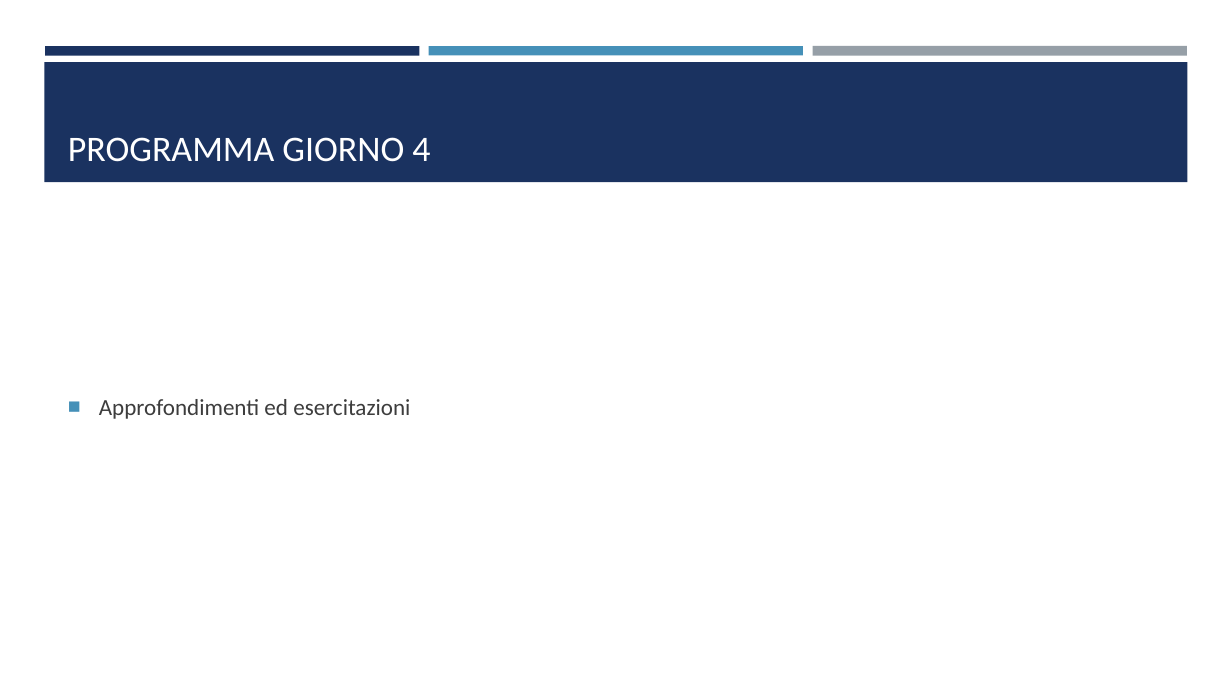
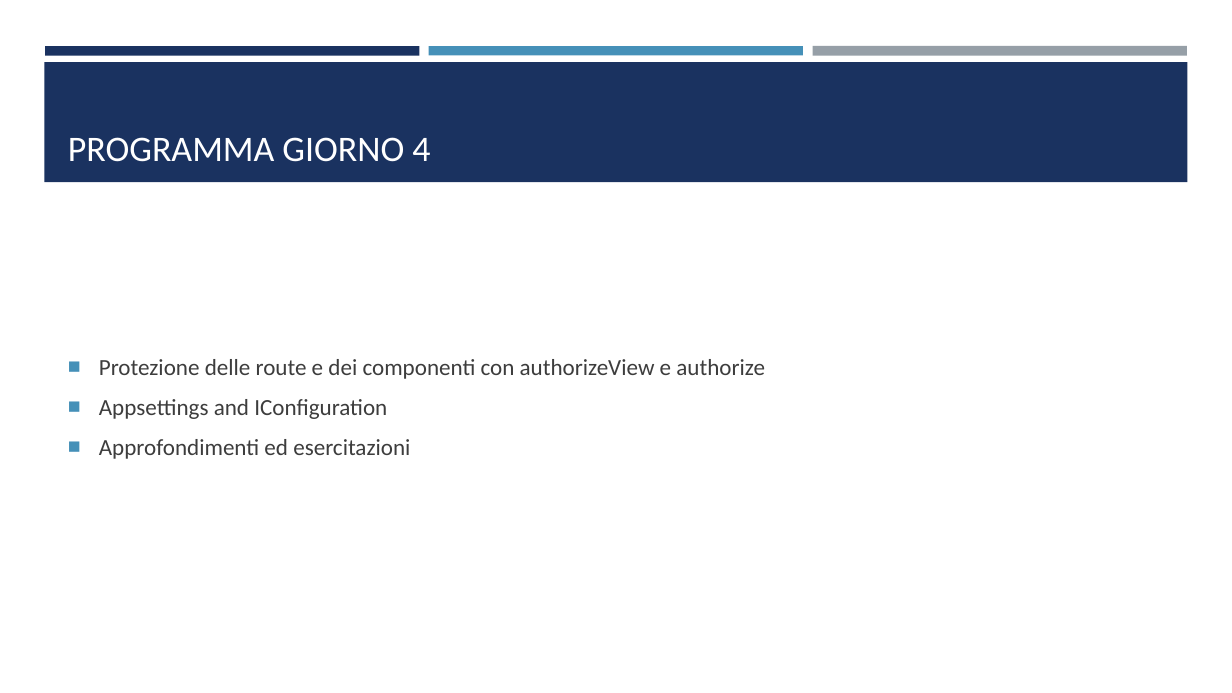
Before and after one commit to a-iafrate/forel_corso_blazor, a slide deck: slide 5 of slides/blazor_giorno_3.pptx. Drawn at 1232x693 pixels with LibreOffice and Linux fonts; fonts in the diff are those of the drawing. Boxes give left, top, right and bottom in pixels: in the first picture for what was removed or moved away, otherwise in the second. Text is boxed around its words. In the diff, an @@ line names an element or a change of style, - is before the commit and + after.

```diff
--- a/slides/blazor_giorno_3.pptx
+++ b/slides/blazor_giorno_3.pptx
@@ text at bbox=[99, 359, 765, 419]: paragraphs added @@
+■ Protezione delle route e dei componenti con authorizeView e authorize
+■ Appsettings and IConfiguration
```
Also in this commit, not shown: 1 other slide changed, 5 other files.
